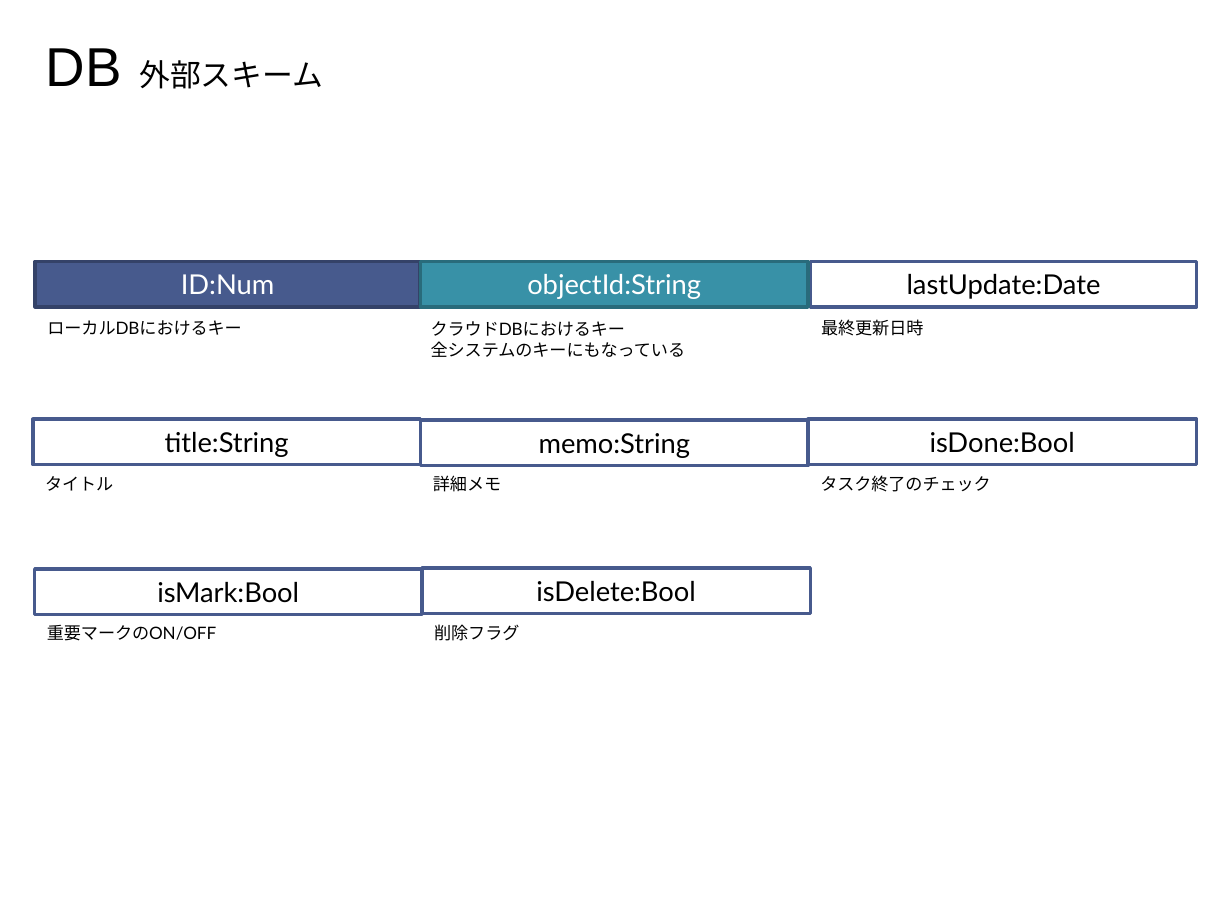
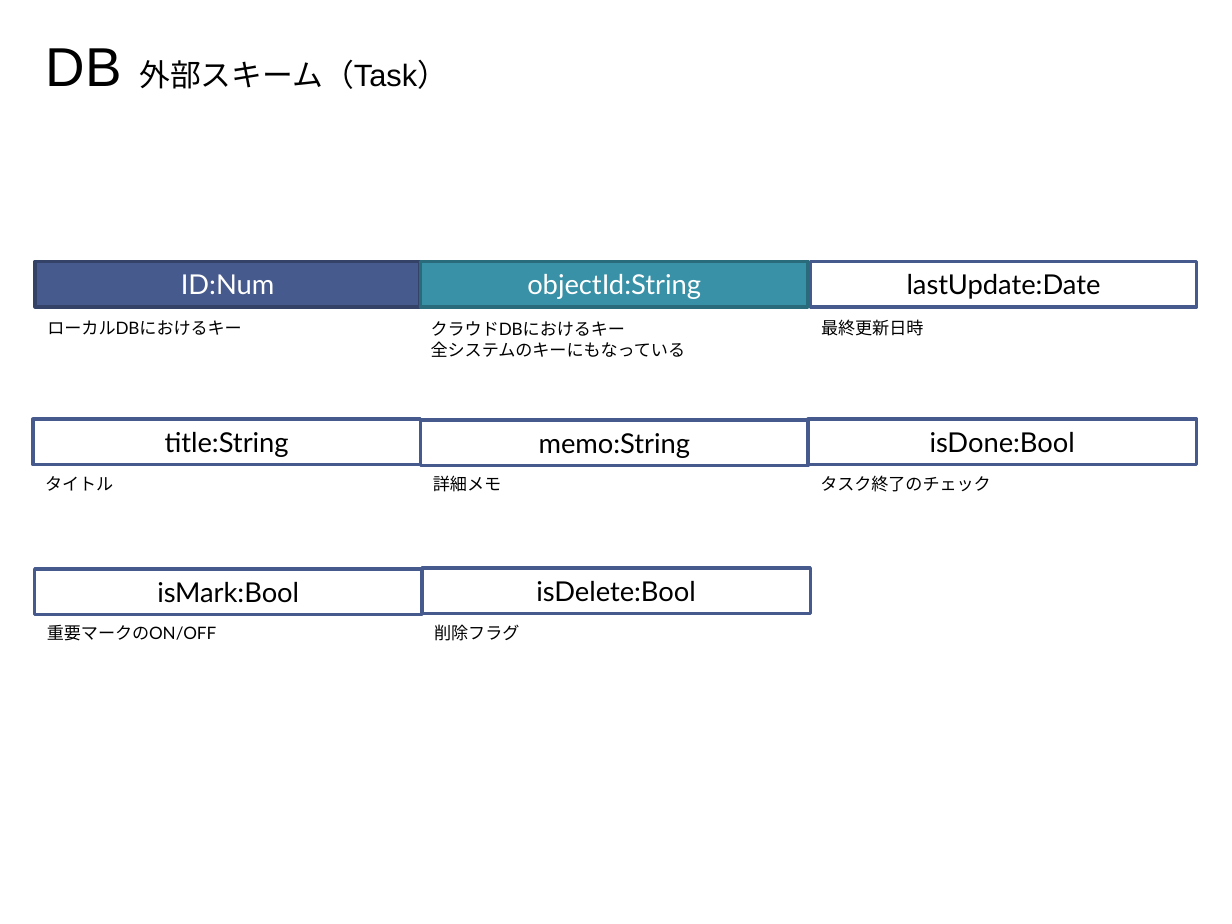
Before and after one commit to furuya02/ToDoApp, a slide deck: slide 5 of doc/ToDoApp.pptx. Drawn at 1232x924 pixels with LibreOffice and Linux fonts; fonts in the diff are those of the drawing. Boxes give left, top, right and bottom in pixels: in the first picture for what was removed or moved away, otherwise in the second. Text is boxed around its words. In the diff, an @@ line names an element or a change of style, - is before the commit and + after.

```diff
--- a/doc/ToDoApp.pptx
+++ b/doc/ToDoApp.pptx
@@ text at (46, 48, 448, 89): text changed @@
-DB 外部スキーム
+DB 外部スキーム（Task）
```
Also in this commit, not shown: 16 other slides changed, 3 slides added, 4 slides removed, 4 other files.
